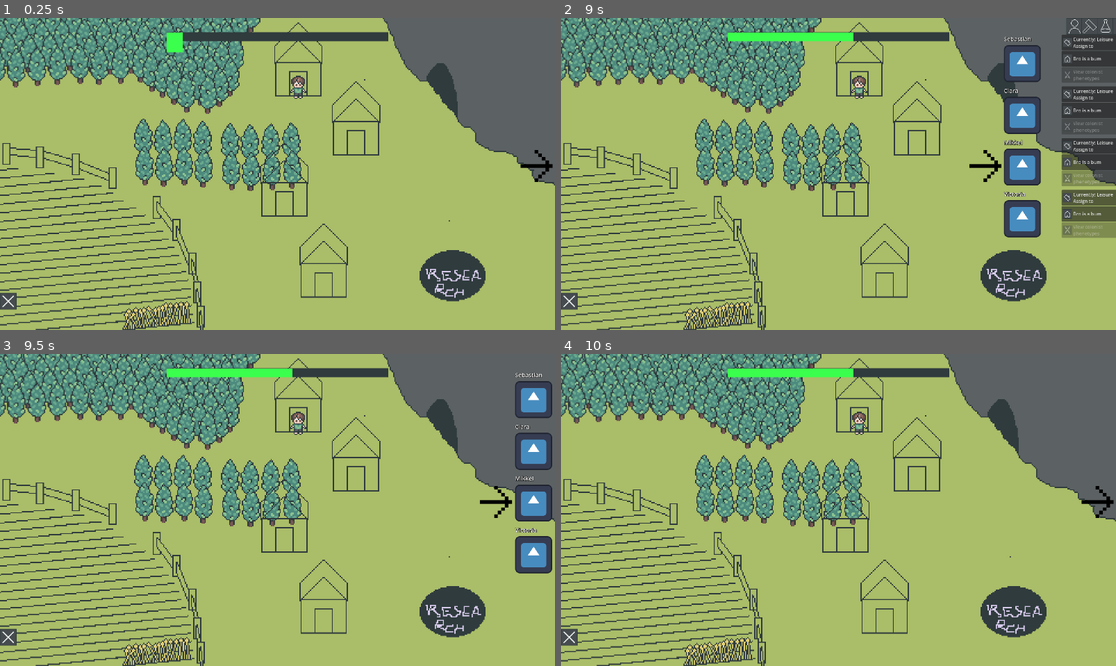
Above: before the commit, frames 1-4 (two rows, left to right).
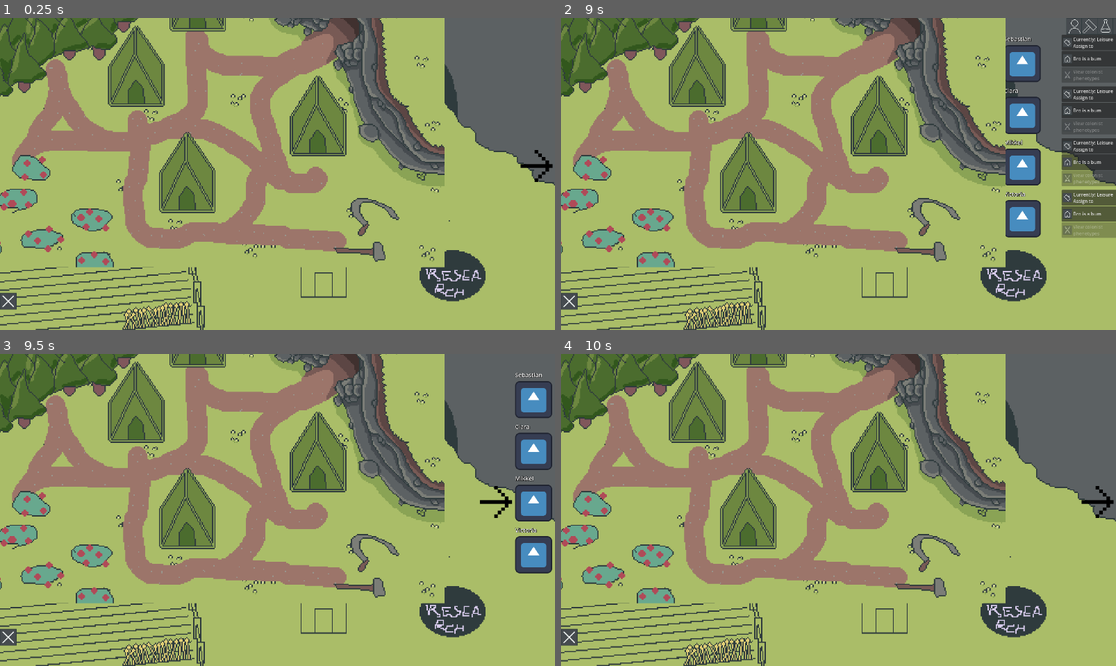
Above: after the commit, the same moments.

Repository: Lueegee1/EksamenDDU
Game: Godot game, scene res://Scenes/Root.tscn
Two runs of this game, one before a commit and one after it. Both use one fixed random seed, a clock stepped at 60 frames per second and the inputs below. The engine's default icon, where the game draws it, is replaced by a stand-in: a white triangle on a blue panel in a dark square.
Inputs (mouse positions are in pixels of both pictures, inside the frame that each line leads up to):
- Up to frame 1 (0.25 s): no input
- Up to frame 2 (9 s): click (572, 301) at 0.5 s; click (1099, 164) at 1.25 s; click (1093, 27) at 2 s; click (1060, 27) at 2.75 s; click (1077, 27) at 3.5 s; click (1093, 27) at 4.25 s; click (1043, 27) at 5 s; click (1060, 27) at 5.75 s; click (572, 301) at 6.5 s; click (1077, 27) at 7.25 s; click (1093, 27) at 8 s; click (960, 164) at 8.75 s
- Up to frame 3 (9.5 s): no input
- Up to frame 4 (10 s): click (572, 637) at 9.5 s

The runs differ from the first frame. In frame 1, 40% of the frame differs, in the area x 0-81%, y 0-80%; in frame 2, 40%; in frame 3, 40%; in frame 4, 40%.

Commit message:
New cool sprites

Diff:
--- a/ddu-eksamen/Scenes/Game.tscn
+++ b/ddu-eksamen/Scenes/Game.tscn
@@ -22,6 +22,100 @@
 [ext_resource type="Texture2D" uid="uid://dno26u0libpru" path="res://Assets/temp files/buttons/Sprite-0003-Sheet7.png" id="19_jn8rg"]
 [ext_resource type="Texture2D" uid="uid://bronxu1ra3c4l" path="res://Assets/temp files/buttons/Sprite-0003-Sheet-Sheet7.png" id="20_umnjm"]
 [ext_resource type="Texture2D" uid="uid://dvowenexx3puy" path="res://Assets/temp files/buttons/Arrowplaceholder.png" id="21_vvhu1"]
+[ext_resource type="Texture2D" uid="uid://cksnss8odk8hf" path="res://Assets/GroundBase.png" id="23_4eqlp"]
+[ext_resource type="Texture2D" uid="uid://baraxxl2mqxgd" path="res://Assets/PathBase.png" id="24_18uti"]
+[ext_resource type="Texture2D" uid="uid://8g8mp25u8g77" path="res://Assets/CaveBase.png" id="25_khy6b"]
+[ext_resource type="Texture2D" uid="uid://dyttocqgjkxbr" path="res://Assets/CaveUpg1.png" id="26_pti6k"]
+[ext_resource type="Texture2D" uid="uid://cx44hdp0vc2mq" path="res://Assets/CaveUpg2.png" id="27_lmarx"]
+[ext_resource type="Texture2D" uid="uid://b0kqwqxhgqx8" path="res://Assets/LumberBase.png" id="28_7av8l"]
+[ext_resource type="Texture2D" uid="uid://ct1sxhfkwjlkt" path="res://Assets/LumberUpg1.png" id="29_dctr5"]
+[ext_resource type="Texture2D" uid="uid://bii1rklgryyyc" path="res://Assets/FarmBase.png" id="30_mi7vx"]
+[ext_resource type="Texture2D" uid="uid://cxycfm0jfen5b" path="res://Assets/FarmUpg1.png" id="31_t2joc"]
+[ext_resource type="Texture2D" uid="uid://r1vty0su3suj" path="res://Assets/FarmUpg2.png" id="32_audqb"]
+[ext_resource type="Texture2D" uid="uid://bwfqprbvmywrc" path="res://Assets/HouseUpg1.png" id="33_7w24h"]
+[ext_resource type="Texture2D" uid="uid://b73t6ph3yvn6f" path="res://Assets/HouseUpg2.png" id="34_6okg5"]
+[ext_resource type="Texture2D" uid="uid://gbu6vcbkle45" path="res://Assets/HouseUpg3.png" id="35_e2w45"]
+[ext_resource type="Texture2D" uid="uid://cjcue2womh0nr" path="res://Assets/ResearchBase.png" id="36_oo65k"]
+[ext_resource type="Texture2D" uid="uid://b4kkverb4ixft" path="res://Assets/ResearchUpg1.png" id="37_smnwb"]
+
+[sub_resource type="SpriteFrames" id="SpriteFrames_lkuj1"]
+animations = [{
+"frames": [{
+"duration": 1.0,
+"texture": ExtResource("25_khy6b")
+}, {
+"duration": 1.0,
+"texture": ExtResource("26_pti6k")
+}, {
+"duration": 1.0,
+"texture": ExtResource("27_lmarx")
+}],
+"loop": true,
+"name": &"default",
+"speed": 5.0
+}]
+
+[sub_resource type="SpriteFrames" id="SpriteFrames_lklsk"]
+animations = [{
+"frames": [{
+"duration": 1.0,
+"texture": ExtResource("28_7av8l")
+}, {
+"duration": 1.0,
+"texture": ExtResource("29_dctr5")
+}],
+"loop": true,
+"name": &"default",
+"speed": 5.0
+}]
+
+[sub_resource type="SpriteFrames" id="SpriteFrames_34hf4"]
+animations = [{
+"frames": [{
+"duration": 1.0,
+"texture": ExtResource("30_mi7vx")
+}, {
+"duration": 1.0,
+"texture": ExtResource("31_t2joc")
+}, {
+"duration": 1.0,
+"texture": ExtResource("32_audqb")
+}],
+"loop": true,
+"name": &"default",
+"speed": 5.0
+}]
+
+[sub_resource type="SpriteFrames" id="SpriteFrames_jamva"]
+animations = [{
+"frames": [{
+"duration": 1.0,
+"texture": ExtResource("33_7w24h")
+}, {
+"duration": 1.0,
+"texture": ExtResource("34_6okg5")
+}, {
+"duration": 1.0,
+"texture": ExtResource("35_e2w45")
+}],
+"loop": true,
+"name": &"default",
+"speed": 5.0
+}]
+
+[sub_resource type="SpriteFrames" id="SpriteFrames_m15vq"]
+animations = [{
+"frames": [{
+"duration": 1.0,
+"texture": ExtResource("36_oo65k")
+}, {
+"duration": 1.0,
+"texture": ExtResource("37_smnwb")
+}],
+"loop": true,
+"name": &"default",
+"speed": 5.0
+}]
 
 [node name="Main" type="Node2D" unique_id=1552147815]
 script = ExtResource("1_gl6un")
@@ -186,4 +280,36 @@
 [node name="Marker2D" type="Marker2D" parent="." unique_id=750165747]
 position = Vector2(608, 369)
 
+[node name="Eliots seje ting" type="CanvasLayer" parent="." unique_id=1257076175]
+scale = Vector2(4, 4)
+transform = Transform2D(4, 0, 0, 4, 0, 0)
+
+[node name="Ground" type="Sprite2D" parent="Eliots seje ting" unique_id=2044687565]
+position = Vector2(144.5, 80.75)
+texture = ExtResource("23_4eqlp")
+
+[node name="Path" type="Sprite2D" parent="Eliots seje ting" unique_id=958665517]
+position = Vector2(144.5, 80.75)
+texture = ExtResource("24_18uti")
+
+[node name="Cave" type="AnimatedSprite2D" parent="Eliots seje ting" unique_id=292844438]
+position = Vector2(144.5, 80.75)
+sprite_frames = SubResource("SpriteFrames_lkuj1")
+
+[node name="Trees" type="AnimatedSprite2D" parent="Eliots seje ting" unique_id=1235030913]
+position = Vector2(144.5, 80.75)
+sprite_frames = SubResource("SpriteFrames_lklsk")
+
+[node name="Farm" type="AnimatedSprite2D" parent="Eliots seje ting" unique_id=663769541]
+position = Vector2(144.5, 80.75)
+sprite_frames = SubResource("SpriteFrames_34hf4")
+
+[node name="House" type="AnimatedSprite2D" parent="Eliots seje ting" unique_id=1914107319]
+position = Vector2(144.5, 80.75)
+sprite_frames = SubResource("SpriteFrames_jamva")
+
+[node name="Research" type="AnimatedSprite2D" parent="Eliots seje ting" unique_id=1109000058]
+position = Vector2(144.5, 80.75)
+sprite_frames = SubResource("SpriteFrames_m15vq")
+
 [connection signal="timeout" from="TickTimer" to="." method="_on_tick_timer_timeout"]
Binary file added: ddu-eksamen/Assets/CaveBase.png
Not shown, added: ddu-eksamen/Assets/CaveBase.png.import
Binary file added: ddu-eksamen/Assets/CaveUpg1.png
Not shown, added: ddu-eksamen/Assets/CaveUpg1.png.import
Binary file added: ddu-eksamen/Assets/CaveUpg2.png
Not shown, added: ddu-eksamen/Assets/CaveUpg2.png.import
Binary file added: ddu-eksamen/Assets/FarmBase.png
Not shown, added: ddu-eksamen/Assets/FarmBase.png.import
Binary file added: ddu-eksamen/Assets/FarmUpg1.png
Not shown, added: ddu-eksamen/Assets/FarmUpg1.png.import
Binary file added: ddu-eksamen/Assets/FarmUpg2.png
Not shown, added: ddu-eksamen/Assets/FarmUpg2.png.import
(and 19 more such lines)
